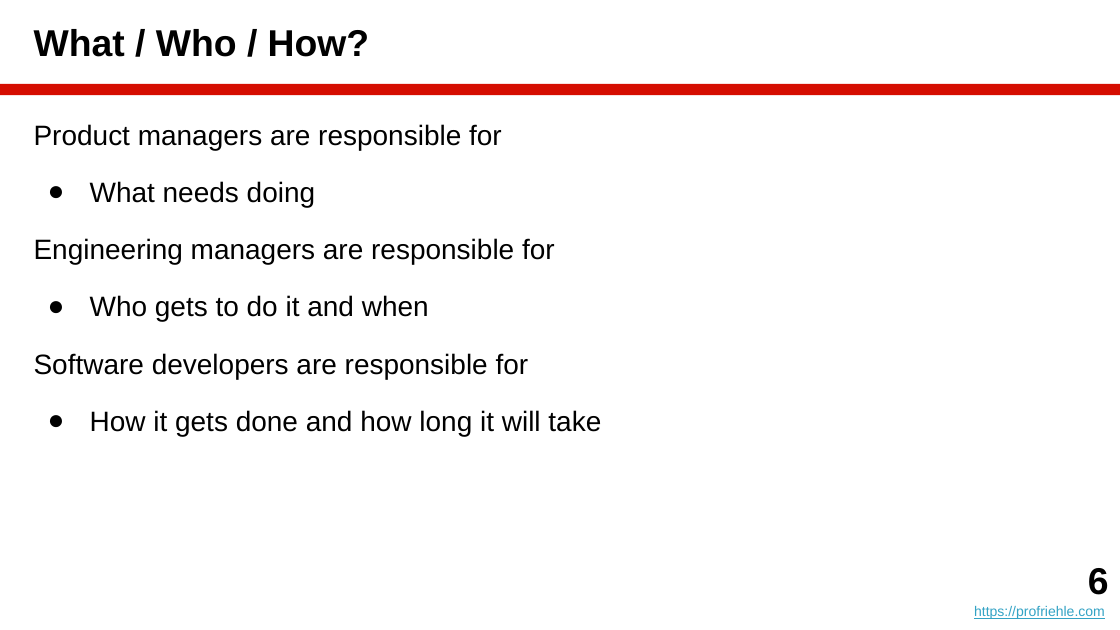
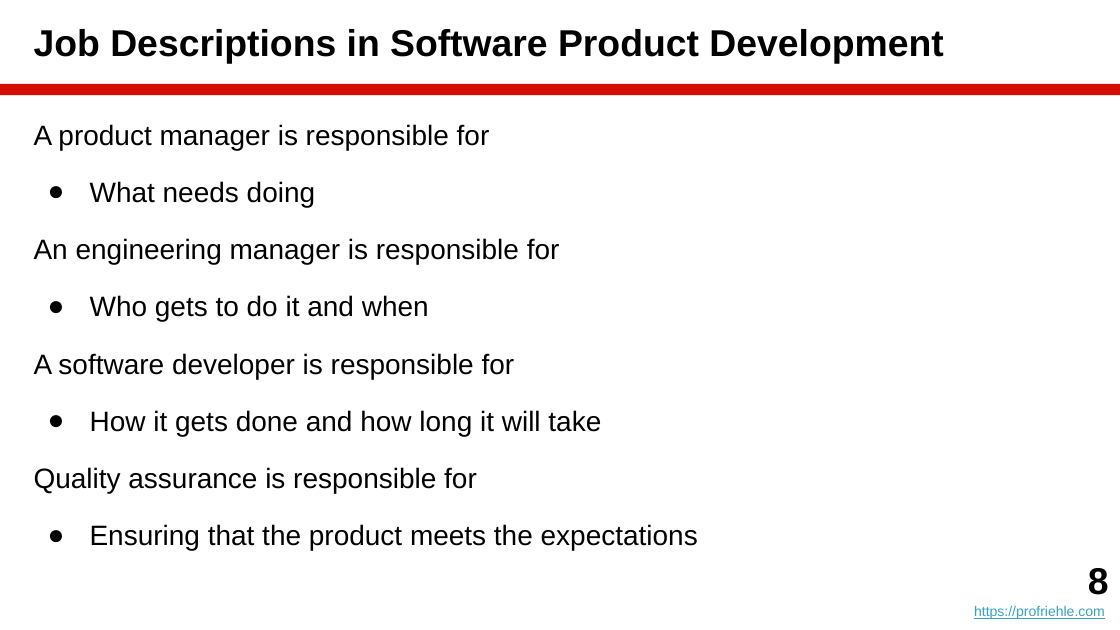
Before and after one commit to dirkriehle/amos-course, a slide deck: slide 8 of Lecture slides/AMOS B03 - Agile Processes.pptx (slide 6 before the commit). Drawn at 1120x630 pixels with LibreOffice and Linux fonts; fonts in the diff are those of the drawing. Boxes give left, top, right and bottom in pixels: in the first picture for what was removed or moved away, otherwise in the second. Text is boxed around its words. In the diff, an @@ line names an element or a change of style, - is before the commit and + after.

```diff
--- a/Lecture slides/AMOS B03 - Agile Processes.pptx
+++ b/Lecture slides/AMOS B03 - Agile Processes.pptx
@@ title at [34,29,943,64]: text changed @@
-What / Who / How?
+Job Descriptions in Software Product Development
@@ text at [34,124,490,150]: text changed @@
-Product managers are responsible for
+A product manager is responsible for
@@ text at [34,238,560,264]: text changed @@
-Engineering managers are responsible for
+An engineering manager is responsible for
@@ text at [34,353,515,379]: text changed @@
-Software developers are responsible for
+A software developer is responsible for
@@ text at [34,467,698,551]: paragraphs added @@
+Quality assurance is responsible for
+● Ensuring that the product meets the expectations
@@ text at [1088,568,1109,595]: text changed @@
-6
+8
```
Also in this commit, not shown: 9 other slides changed, 5 slides added, 1 slide removed, 10 other files.
